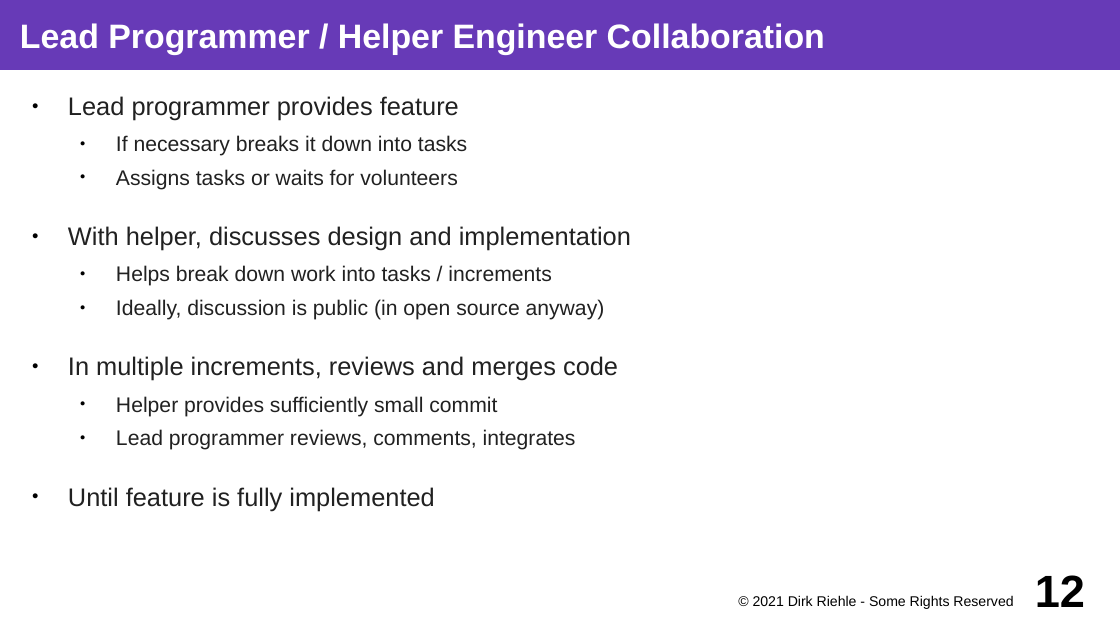
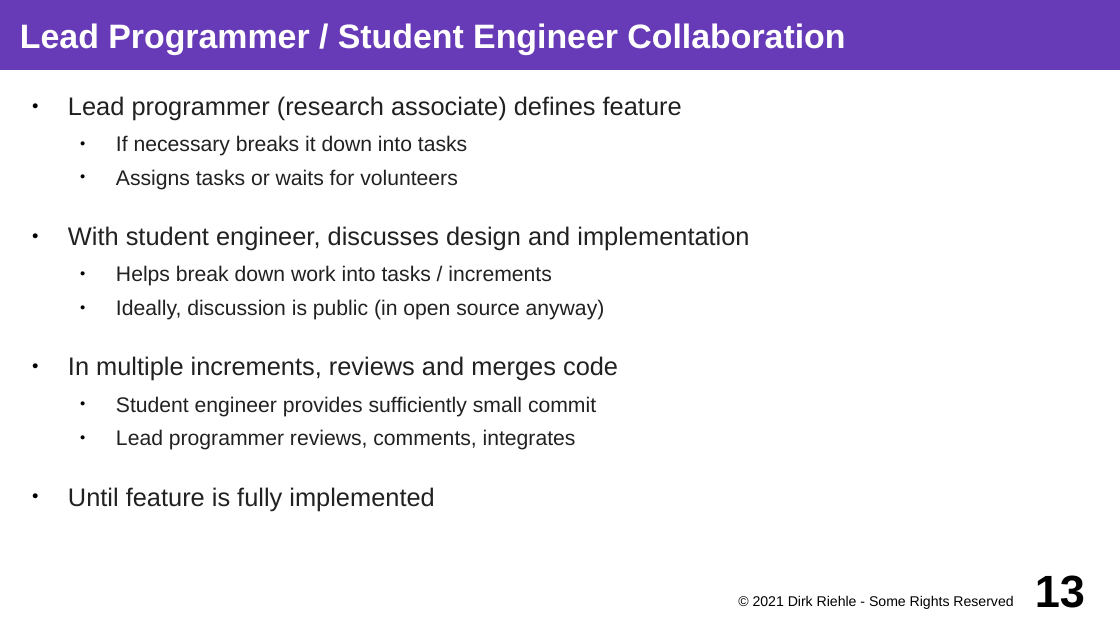
Before and after one commit to dirkriehle/coss-course, a slide deck: slide 13 of Lecture slides/COSS D02 - Research and Startup.odp (slide 12 before the commit). Drawn at 1120x630 pixels with LibreOffice and Linux fonts; fonts in the diff are those of the drawing. Boxes give left, top, right and bottom in pixels: in the first picture for what was removed or moved away, otherwise in the second. Text is boxed around its words. In the diff, an @@ line names an element or a change of style, - is before the commit and + after.

Commit message:
Updated D02 on lead programmer model and illustration

```diff
--- a/Lecture slides/COSS D02 - Research and Startup.odp
+++ b/Lecture slides/COSS D02 - Research and Startup.odp
@@ title at bbox=[20, 23, 845, 55]: text changed @@
-Lead Programmer / Helper Engineer Collaboration
+Lead Programmer / Student Engineer Collaboration
@@ text at bbox=[68, 96, 682, 120]: text changed @@
-● Lead programmer provides feature
+● Lead programmer (research associate) defines feature
@@ text at bbox=[68, 226, 749, 251]: text changed @@
-● With helper, discusses design and implementation
+● With student engineer, discusses design and implementation
@@ text at bbox=[116, 396, 596, 417]: text changed @@
-  ● Helper provides sufficiently small commit
+  ● Student engineer provides sufficiently small commit
@@ page number at bbox=[1035, 575, 1085, 608]: text changed @@
-12
+13
```
Also in this commit, not shown: 8 other slides changed, 7 slides added, 2 other files.
